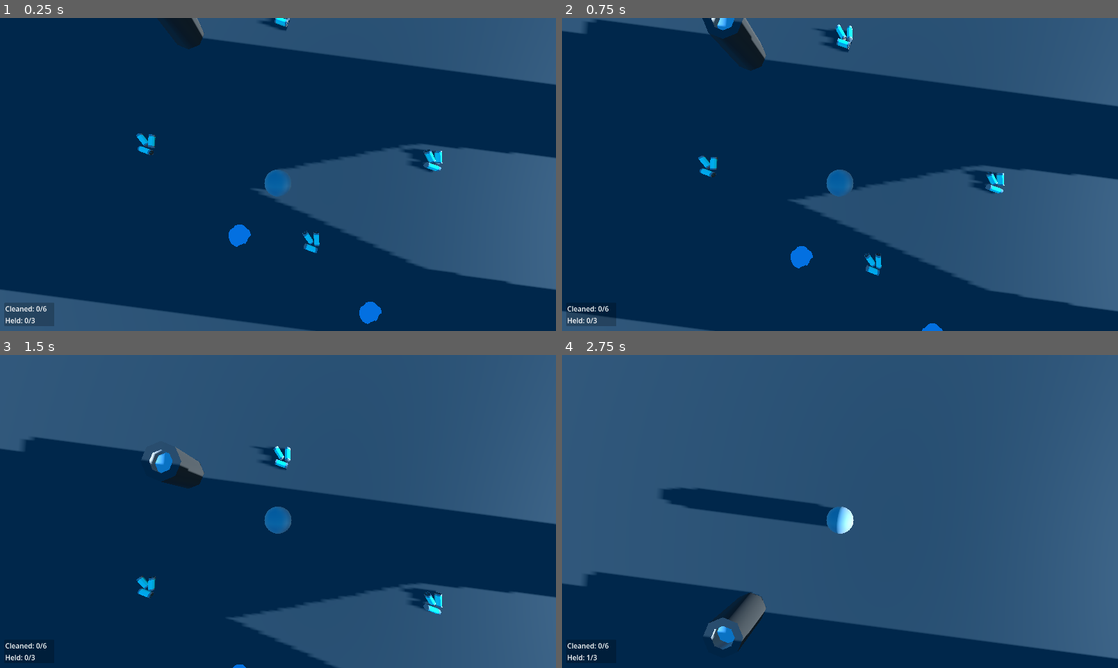
Above: before the commit, frames 1-4 (two rows, left to right).
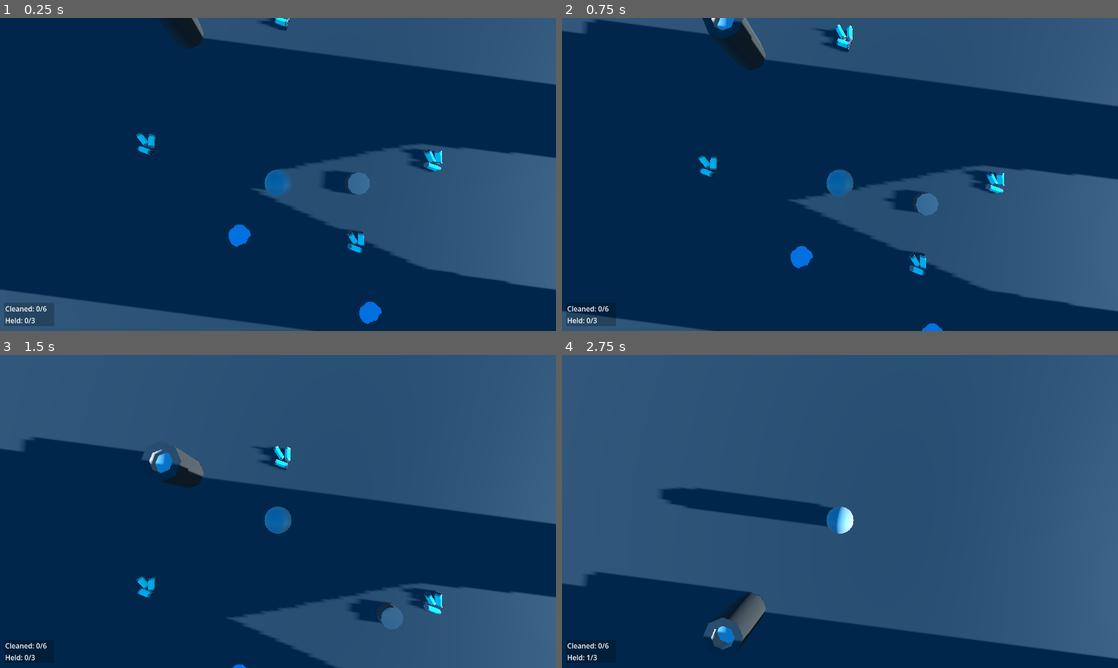
Above: after the commit, the same moments.

Repository: JustDavide/JanitorDemo
Game: Godot game, scene res://scenes/main.tscn
Two runs of this game, one before a commit and one after it. Both use one fixed random seed, a clock stepped at 60 frames per second and the inputs below.
Inputs (mouse positions are in pixels of both pictures, inside the frame that each line leads up to):
- Up to frame 1 (0.25 s): no input
- Up to frame 2 (0.75 s): tap Enter at 0.5 s; move the mouse to (867, 174) at 0.52 s; hold W (Forwards) from 0.53 s (still down); hold E (Interact) from 0.53 s (still down)
- Up to frame 3 (1.5 s): keep holding W (Forwards); move the mouse to (250, 511) at 1.27 s; release E (Interact) at 1.28 s; click (250, 511) at 1.35 s
- Up to frame 4 (2.75 s): keep holding W (Forwards); tap E (Interact) at 2 s; move the mouse to (851, 505) at 2.02 s; hold E (Interact) from 2.03 s (still down)

The runs differ from the first frame. In frame 1, 0.8% of the frame differs, in the area x 54-67%, y 48-76%; in frame 2, 0.8%, in the area x 54-68%, y 54-83%; in frame 3, 0.6%; in frame 4, nothing differs.

Commit message:
added roomba
it just moves around for now (very glichy)

Diff:
--- a/scenes/main.tscn
+++ b/scenes/main.tscn
@@ -4,6 +4,7 @@
 [ext_resource type="PackedScene" uid="uid://deu44euh4qkt8" path="res://assets/trash/bunch_of_cans.tscn" id="2_0wfyh"]
 [ext_resource type="PackedScene" uid="uid://bxg0wbwds88vq" path="res://assets/trash/puddle.tscn" id="3_sugp2"]
 [ext_resource type="PackedScene" uid="uid://cbt2raoawt2la" path="res://assets/trash/trash_can.tscn" id="4_jyhfs"]
+[ext_resource type="PackedScene" uid="uid://cd0dmr7g0v33h" path="res://scenes/roomba.tscn" id="5_tbgi4"]
 
 [sub_resource type="ProceduralSkyMaterial" id="ProceduralSkyMaterial_7u77a"]
 sky_top_color = Color(0, 0.3943951, 0.75831825, 1)
@@ -94,7 +95,7 @@
 transform = Transform3D(1, 0, 0, 0, 1, 0, 0, 0, 1, -10.96184, 0.70289195, 1.162344)
 
 [node name="BunchOfCans2" parent="." unique_id=120639269 instance=ExtResource("2_0wfyh")]
-transform = Transform3D(1, 0, 0, 0, 1, 0, 0, 0, 1, -3.5256305, 0.70289195, 5.5621433)
+transform = Transform3D(1, 0, 0, 0, 1, 0, 0, 0, 1, -1.5256305, 0.70289195, 5.5621433)
 
 [node name="BunchOfCans3" parent="." unique_id=569887194 instance=ExtResource("2_0wfyh")]
 transform = Transform3D(1, 0, 0, 0, 1, 0, 0, 0, 1, 1.9643869, 0.70289195, 1.8932772)
@@ -110,3 +111,6 @@
 
 [node name="TrashCan" parent="." unique_id=512871746 instance=ExtResource("4_jyhfs")]
 transform = Transform3D(1, 0, 0, 0, 1, 0, 0, 0, 1, -9.283062, 0.6230478, -3.90201)
+
+[node name="roomba" parent="." unique_id=1964757973 instance=ExtResource("5_tbgi4")]
+transform = Transform3D(1, 0, 0, 0, 1, 0, 0, 0, 1, -1.5835311, 0.6993265, 3.0216396)
--- /dev/null
+++ b/scenes/roomba.gd
@@ -0,0 +1,37 @@
+extends CharacterBody3D
+var last
+var speed=5.0
+var state=1
+#0=off
+#1=searching
+#2=moving
+#3=cleaning
+var angle = rotation
+var collide:Object
+var margin = Vector3.ONE*1.5
+
+func _physics_process(delta: float) -> void:
+	#print(global_position)
+	position.y=0.6
+	rotation=lerp(rotation,angle,0.1)
+	if state==2:
+		global_position=lerp(global_position,collide.position,0.01)
+		if abs(global_position-collide.position)<margin:
+			state = 1
+	pass
+
+
+func _on_timer_timeout() -> void:
+	if state==1:
+		angle.y+=1/(2*PI)
+		collide=$RayCast3D.get_collider()
+		if collide==last:
+			collide=null
+		#print(collide)
+		if collide:
+			state = 2
+			last=collide
+			collide=collide.get_parent()
+		else:state=1
+		pass
+	pass # Replace with function body.
--- /dev/null
+++ b/scenes/roomba.tscn
@@ -0,0 +1,29 @@
+[gd_scene format=3 uid="uid://cd0dmr7g0v33h"]
+
+[ext_resource type="Script" uid="uid://3cbjehyby5e5" path="res://scenes/roomba.gd" id="1_fup5a"]
+[ext_resource type="PackedScene" uid="uid://c1m4sl4e47q80" path="res://assets/models/untitled.glb" id="1_kfvli"]
+
+[sub_resource type="CylinderShape3D" id="CylinderShape3D_fup5a"]
+height = 0.27392578
+
+[node name="roomba" type="CharacterBody3D" unique_id=1964757973]
+script = ExtResource("1_fup5a")
+
+[node name="CollisionShape3D" type="CollisionShape3D" parent="." unique_id=1729385687]
+transform = Transform3D(1, 0, 0, 0, 1, 0, 0, 0, 1, 0, 0.14160156, 0)
+shape = SubResource("CylinderShape3D_fup5a")
+
+[node name="model" parent="." unique_id=311152143 instance=ExtResource("1_kfvli")]
+transform = Transform3D(0.5, 0, 0, 0, 0.5, 0, 0, 0, 0.5, 0, 0.15, 0)
+
+[node name="RayCast3D" type="RayCast3D" parent="." unique_id=1912296097]
+transform = Transform3D(1, 0, 0, 0, 1, 0, 0, 0, 1, 0, 0.2, 0)
+target_position = Vector3(5, 0, 0)
+collide_with_areas = true
+collide_with_bodies = false
+
+[node name="Timer" type="Timer" parent="." unique_id=36085364]
+wait_time = 0.2
+autostart = true
+
+[connection signal="timeout" from="Timer" to="." method="_on_timer_timeout"]
Binary file added: assets/models/untitled.glb
Not shown, added: assets/models/untitled.glb.import
Not shown, added: scenes/roomba.gd.uid
